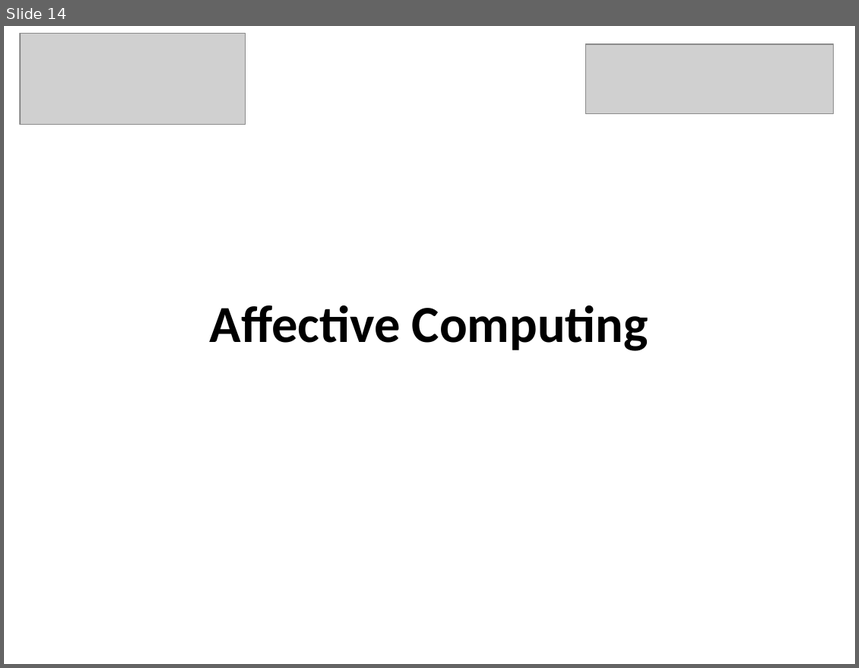
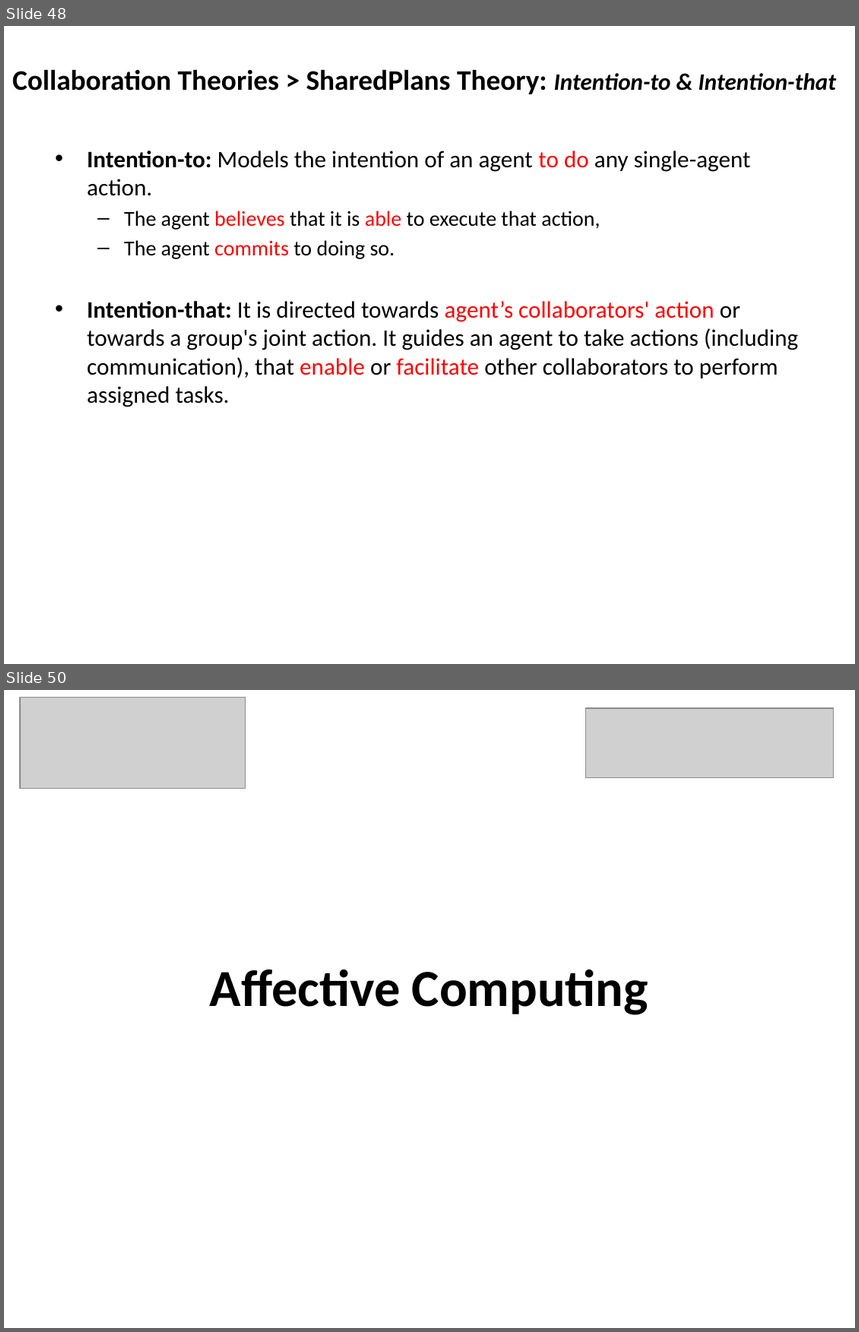
Before and after one commit to mshayganfar/CompExam1, a slide deck: presentation/PhD-comprehensive-exam.pptx. Shown one above the other, each under a label of ours: slide 14 before the commit, slides 48 and 50 after it; the slides between them are not shown. The pictures are 859x668 and 859x1332 pixels, drawn with LibreOffice and Linux fonts; fonts in the diff are those of the drawing; grey boxes stand for pictures. Boxes give left, top, right and bottom in pixels: in the first picture for what was removed or moved away, otherwise in the second. Text is boxed around its words. In the diff, an @@ line names an element or a change of style, - is before the commit and + after.

Commit message:
SharedPlans Theory
Finished SharedPlans theory.

```diff
--- a/presentation/PhD-comprehensive-exam.pptx
+++ b/presentation/PhD-comprehensive-exam.pptx
@@ slide 48 added at (4, 26, 855, 664), background #FFFFFF @@
@@ text added at (12, 69, 837, 94), 24 pt, text #000000, bold @@
+Collaboration Theories > SharedPlans Theory: Intention-to & Intention-that
@@ text added at (87, 151, 798, 408), 20 pt, text #000000 @@
+• Intention-to: Models the intention of an agent to do any single-agent action.
+  – The agent believes that it is able to execute that action,
+  – The agent commits to doing so.
+• Intention-that: It is directed towards agent’s collaborators' action or towards a group's joint action. It guides an agent to take actions (including communication), that enable or facilitate other collaborators to perform assigned tasks.
@@ what was slide 14 is now slide 50 @@
```
Also in this commit, not shown: 1 slide changed, 35 other slides added.
